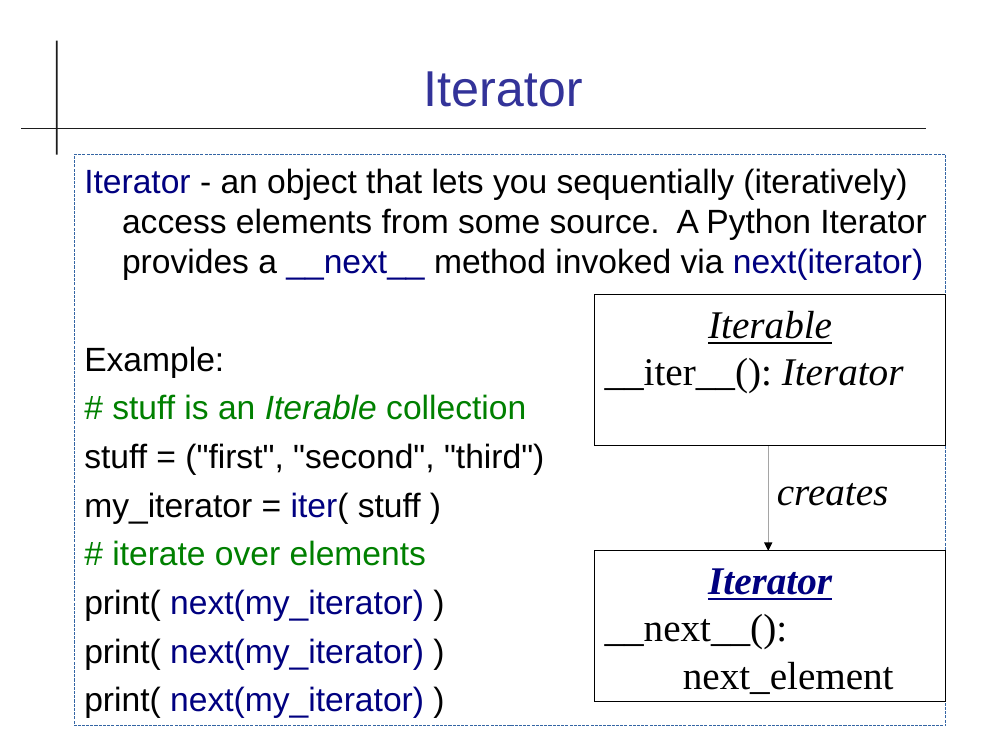
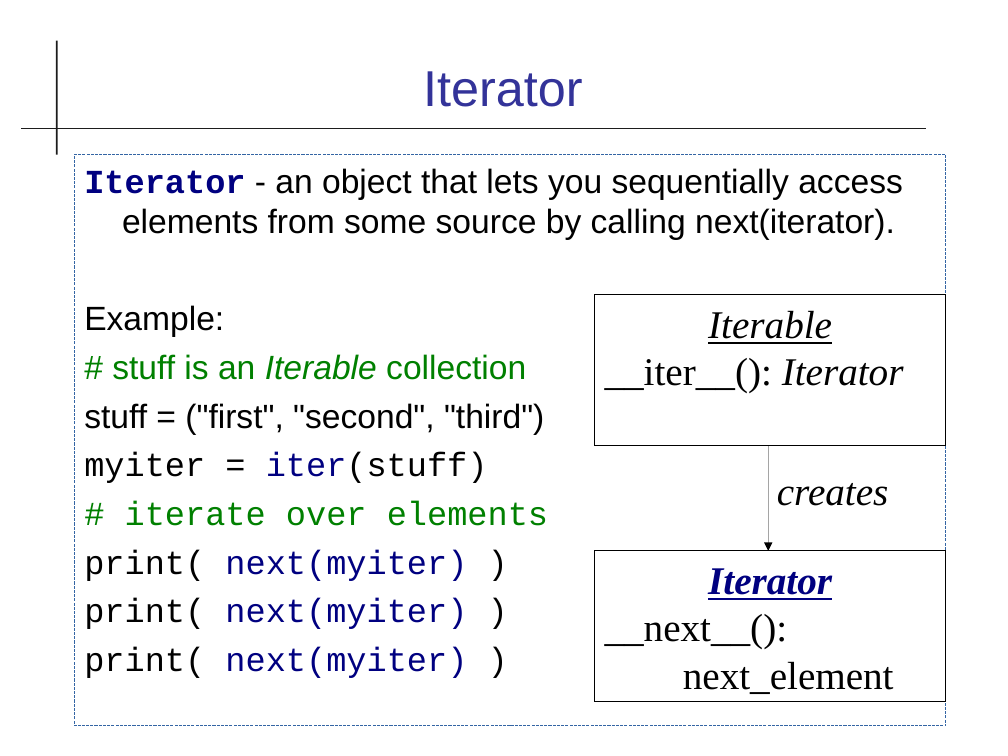
Before and after one commit to cpske/ISP, a slide deck: slide 29 of code-quality/Type-Checking.odp (slide 23 before the commit). Drawn at 1008x756 pixels with LibreOffice and Linux fonts; fonts in the diff are those of the drawing. Boxes give left, top, right and bottom in pixels: in the first picture for what was removed or moved away, otherwise in the second. Text is boxed around its words. In the diff, an @@ line names an element or a change of style, - is before the commit and + after.

```diff
--- a/code-quality/Type-Checking.odp
+++ b/code-quality/Type-Checking.odp
@@ text at (84, 168, 903, 240): text changed @@
-Iterator - an object that lets you sequentially (iteratively) access elements from some source. A Python Iterator provides a __next__ method invoked via next(iterator)
+Iterator - an object that lets you sequentially access elements from some source by calling next(iterator).
@@ text at (84, 452, 488, 483): text changed; font Arial to Courier New @@
-my_iterator = iter( stuff )
+myiter = iter(stuff)
@@ text at (125, 501, 548, 526): font Arial to Courier New in "# iterate over elements" @@
@@ text at (84, 549, 467, 678): text changed; font Arial to Courier New @@
-print( next(my_iterator) )
-print( next(my_iterator) )
-print( next(my_iterator) )
+print( next(myiter) )
+print( next(myiter) )
+print( next(myiter) )
```
Also in this commit, not shown: 17 other slides changed, 6 slides added, 11 other files.
